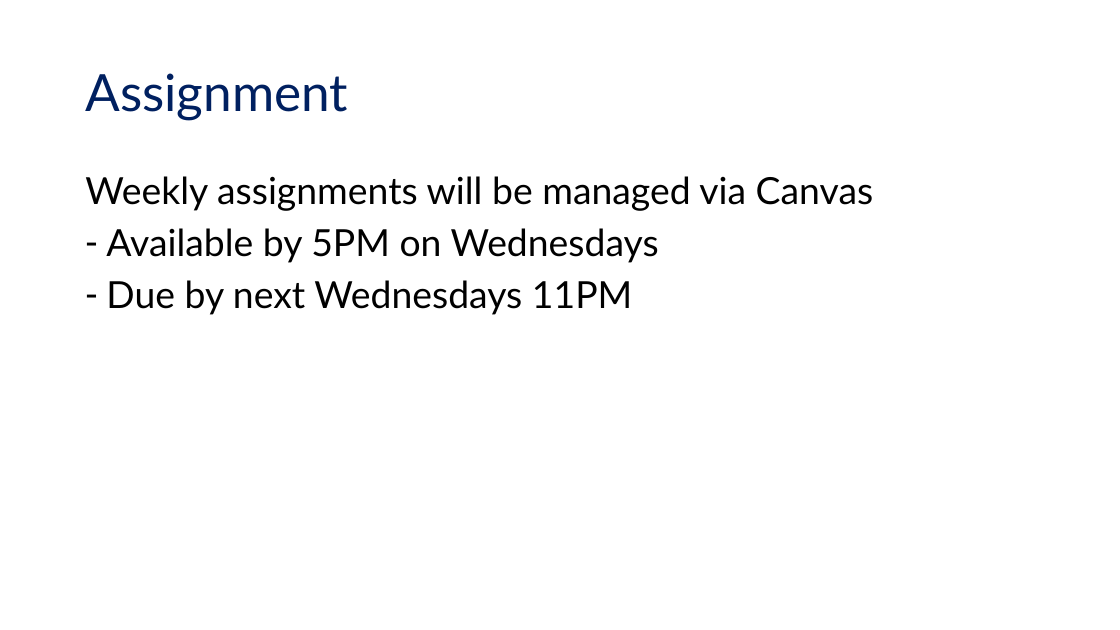
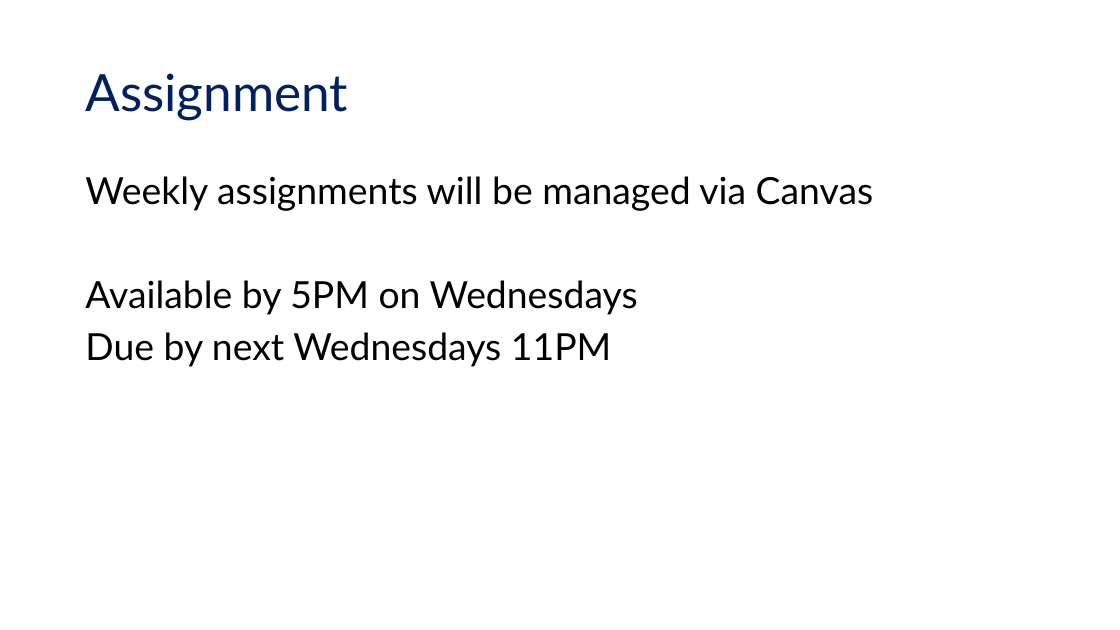
Before and after one commit to UCSB-Library-Research-Data-Services/bren-eds213, a slide deck: slide 10 of modules/week01/eds-213_intro.pptx. Drawn at 1120x630 pixels with LibreOffice and Linux fonts; fonts in the diff are those of the drawing. Boxes give left, top, right and bottom in pixels: in the first picture for what was removed or moved away, otherwise in the second. Text is boxed around its words. In the diff, an @@ line names an element or a change of style, - is before the commit and + after.

```diff
--- a/modules/week01/eds-213_intro.pptx
+++ b/modules/week01/eds-213_intro.pptx
@@ text at (85,280,638,367): bullet - to none @@
```
Also in this commit, not shown: 2 other slides changed.
